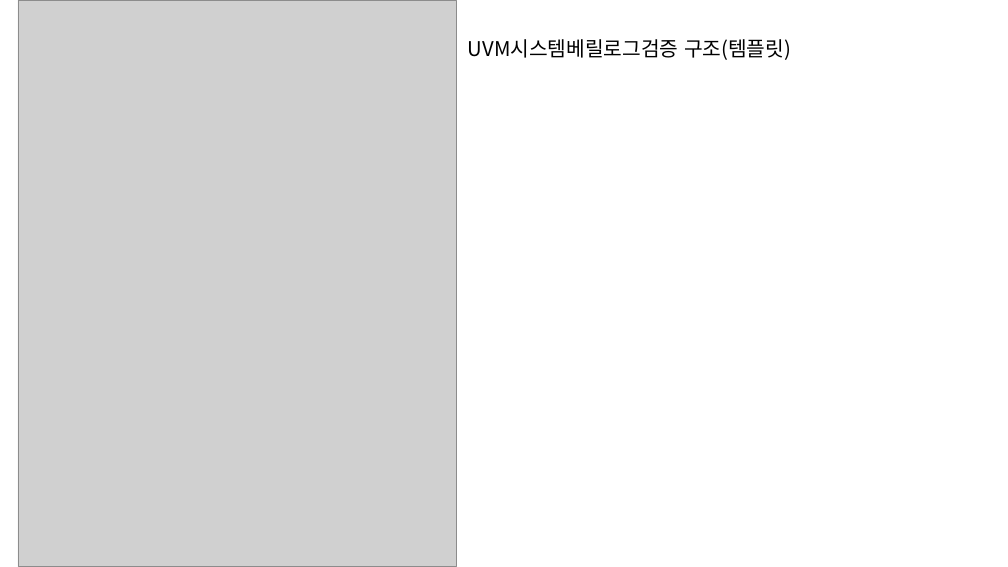
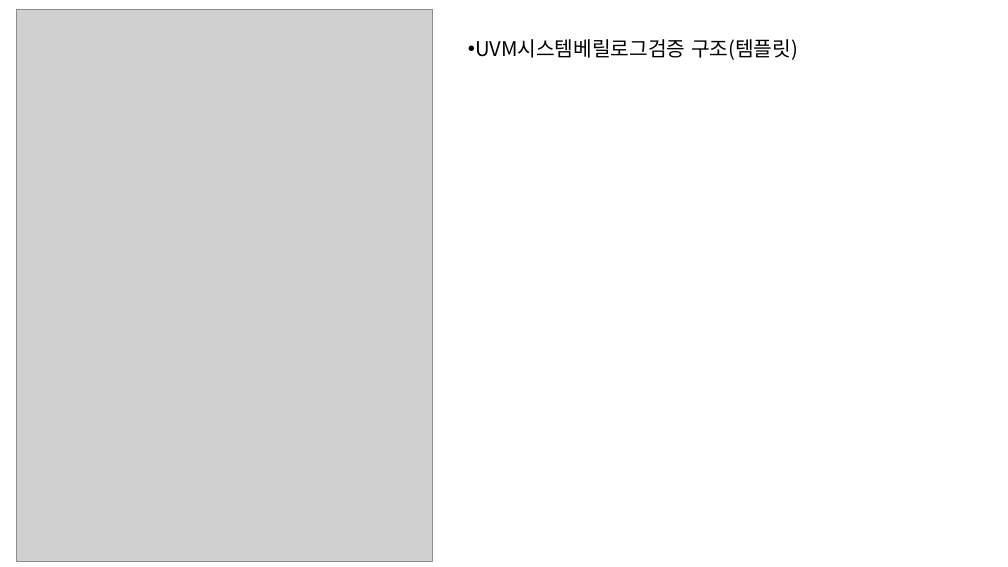
Before and after one commit to cong2738/my_RISC-V, a slide deck: slide 1 of 250424_시스템베릴로그 UVM프레임워크 구조 공부.pptx. Drawn at 1008x567 pixels with LibreOffice and Linux fonts; fonts in the diff are those of the drawing; grey boxes stand for pictures. Boxes give left, top, right and bottom in pixels: in the first picture for what was removed or moved away, otherwise in the second. Text is boxed around its words. In the diff, an @@ line names an element or a change of style, - is before the commit and + after.

```diff
--- a/250424_시스템베릴로그 UVM프레임워크 구조 공부.pptx
+++ b/250424_시스템베릴로그 UVM프레임워크 구조 공부.pptx
@@ picture: place and size @@
-picture at [18,0,456,567]
+picture at [17,9,433,561]
@@ text "UVM시스템베릴로그검증 구조(템플릿)" at [475,39,798,60]: bullet none to • @@
```
Also in this commit, not shown: 7 other slides changed, 2 slides added, 1 other file.
